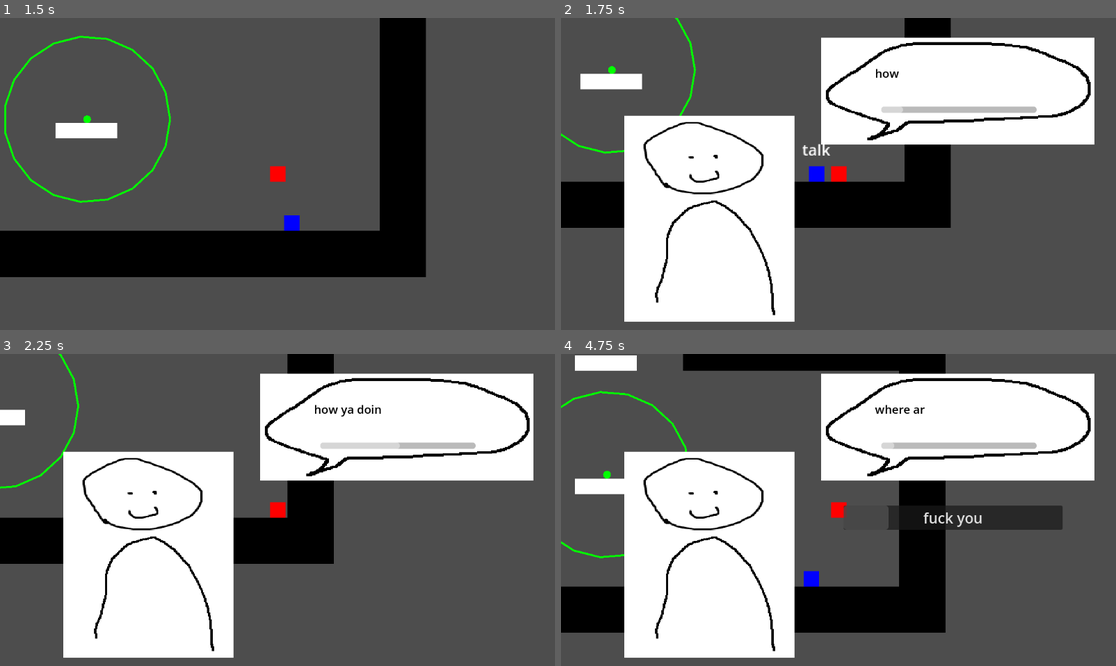
Above: before the commit, frames 1-4 (two rows, left to right).
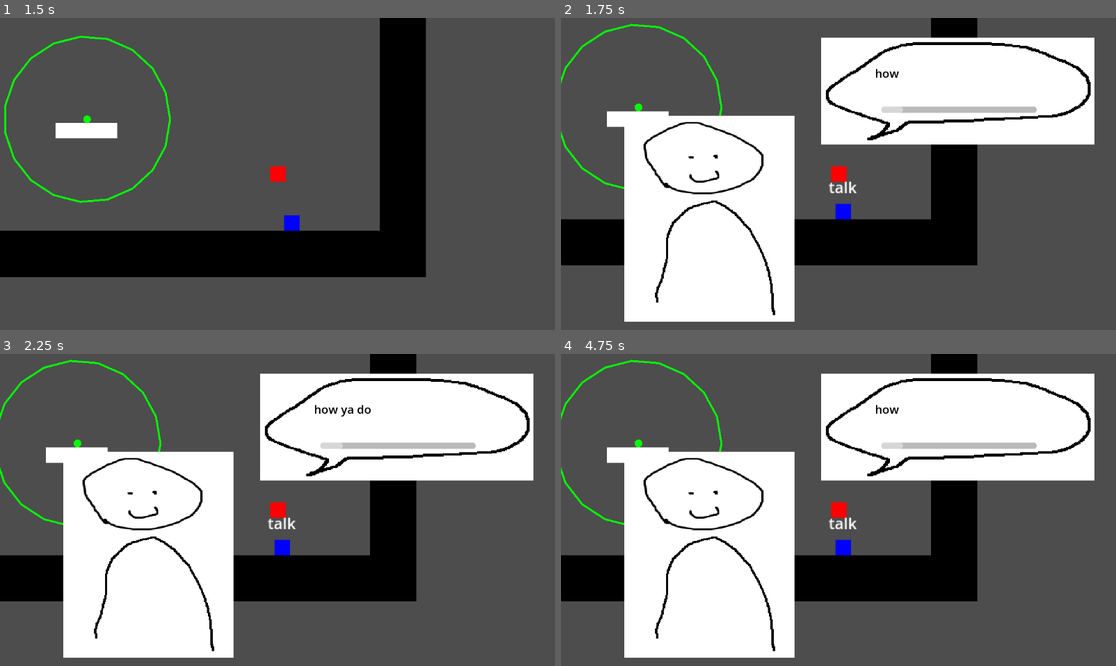
Above: after the commit, the same moments.

Repository: Lukko-Digital/upwell
Game: Godot game, scene res://src/main.tscn
Two runs of this game, one before a commit and one after it. Both use one fixed random seed, a clock stepped at 60 frames per second and the inputs below.
Inputs (mouse positions are in pixels of both pictures, inside the frame that each line leads up to):
- Up to frame 1 (1.5 s): tap Enter at 0.5 s; move the mouse to (399, 158) at 0.52 s; hold Q (interact) 0.53-1.28 s; hold D (right) from 0.53 s (still down); tap Space (jump) at 0.77 s; move the mouse to (166, 189) at 1.27 s; right-click (166, 189) at 1.35 s
- Up to frame 2 (1.75 s): keep holding D (right); tap Space (jump) at 1.52 s; tap Q (interact) at 1.55 s
- Up to frame 3 (2.25 s): move the mouse to (333, 441) at 2.02 s; release D (right) at 2.03 s; hold A (left) from 2.03 s (still down); hold Q (interact) from 2.03 s (still down)
- Up to frame 4 (4.75 s): move the mouse to (810, 572) at 2.77 s; release A (left) at 2.78 s; release Q (interact) at 2.78 s; hold D (right) 2.78-4.28 s; click (810, 572) at 2.85 s; tap Space (jump) at 3.02, 3.77, 4.25, 4.52 s; tap Q (interact) at 3.05, 4.55 s; move the mouse to (1005, 556) at 3.52 s; hold Q (interact) 3.53-4.28 s; move the mouse to (672, 463) at 4.27 s; hold A (left) from 4.28 s (still down); right-click (672, 463) at 4.35 s

Frame 1 is identical in both runs. In frame 2, 14% of the frame differs, in the area x 0-76%, y 0-80%; in frame 3, 15%; in frame 4, 17%, in the area x 0-91%, y 0-90%.

Commit message:
lock player during dialogue

Diff:
--- a/src/abstract_base_classes/npc.gd
+++ b/src/abstract_base_classes/npc.gd
@@ -10,7 +10,7 @@
 	parse_csv()
 
 func interact(player: Player):
-	player.dialogue_ui.start_dialogue(self)
+	player.start_dialogue(self)
 
 func parse_csv():
 	var file = FileAccess.open(dialogue_file, FileAccess.READ)
--- a/src/player.gd
+++ b/src/player.gd
@@ -20,10 +20,10 @@
 var world_gravity = ProjectSettings.get_setting("physics/2d/default_gravity")
 
 # PLACEHOLDER IMPLEMENTATION, TO BE IMPROVED
-var interacting: bool = false
+var in_dialogue: bool = false
 
 func _physics_process(delta):
-	if interacting:
+	if in_dialogue:
 		return
 	handle_artificial_gravity(delta)
 	handle_world_gravity(delta)
@@ -69,8 +69,10 @@
 	if nearby_interactables.is_empty():
 		return
 	nearby_interactables[0].interact(self)
-	# interacting = true
-	# dialogue_ui.start_dialogue(nearby_interactables[0])
+
+func start_dialogue(npc: NPC):
+	dialogue_ui.start_dialogue(npc)
+	in_dialogue = true
 
 func _unhandled_input(event: InputEvent) -> void:
 	if event.is_action_pressed("jump"):
@@ -79,4 +81,4 @@
 		interact()
 
 func _on_dialogue_ui_dialogue_finished() -> void:
-	interacting = false
+	in_dialogue = false
